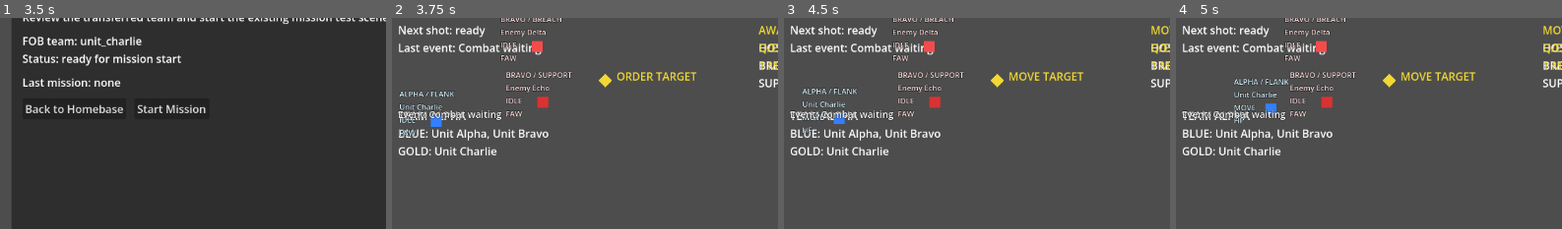
Above: before the commit, frames 1-4 (left to right).
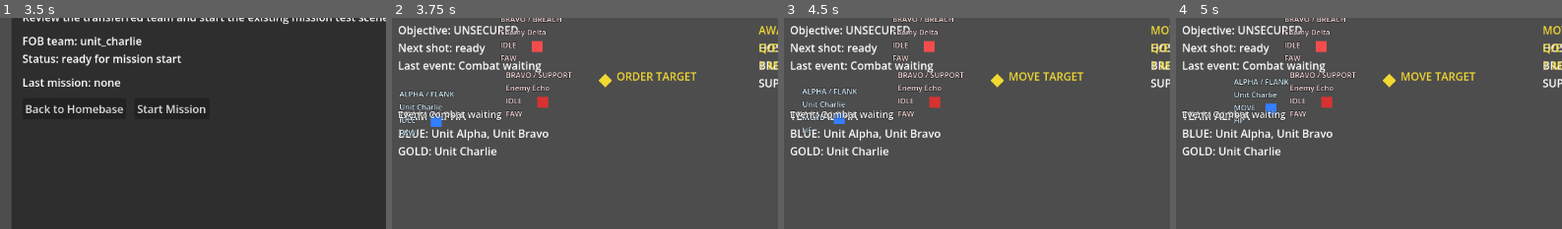
Above: after the commit, the same moments.

Repository: 0klabauta0-jpg/Sternenbuergerchen
Game: Godot game, scene res://scenes/meta/meta_layer_test.tscn
The game is run twice, just before and just after one commit, with the same random seed, the same clock (stepped at 60 frames per second) and the same inputs.
Inputs:
- Up to frame 1 (3.5 s): click "Unit Alpha (unit_alpha / team…" at 0.5 s; click "Unit Bravo (unit_bravo / team…" at 1.25 s; click "Unit Charlie (unit_charlie / …" at 2 s; click "Transfer Team to FOB" at 2.75 s
- Up to frame 2 (3.75 s): click "Start Mission" at 3.5 s
- Up to frame 3 (4.5 s): tap Enter at 4.25 s; tap 1 at 4.35 s
- Up to frame 4 (5 s): no input
The pictures show only the part of the screen within x 0-50%, y 12-62%; the shares and areas given below are measured in that part.

Frame 1 is identical in both runs. In frame 2, 2.3% of the frame differs, in the area x 1-39%, y 3-27%; in frame 3, 2.3%; in frame 4, 2.3%.

Commit message:
Add minimal objective victory path

Diff:
--- a/scenes/tests/mission_reactivity_test.tscn
+++ b/scenes/tests/mission_reactivity_test.tscn
@@ -200,5 +200,8 @@
 contact_range = 220.0
 simulation_root_path = NodePath("../SimulationRoot")
 status_label_path = NodePath("../StatusLabel")
+target_marker_path = NodePath("../TargetMarker")
+objective_capture_radius = 40.0
+objective_hold_ticks_required = 10
 friendly_unit_paths = Array[NodePath]([NodePath("../UnitAlpha"), NodePath("../UnitBravo"), NodePath("../UnitCharlie")])
 enemy_unit_paths = Array[NodePath]([NodePath("../EnemyDelta"), NodePath("../EnemyEcho")])
--- a/scripts/tests/mission_combat_loop_driver.gd
+++ b/scripts/tests/mission_combat_loop_driver.gd
@@ -19,6 +19,9 @@
 @export var ticks_between_attacks: int = 10
 @export var simulation_root_path: NodePath
 @export var status_label_path: NodePath
+@export var target_marker_path: NodePath
+@export var objective_capture_radius: float = 42.0
+@export var objective_hold_ticks_required: int = 10
 @export var friendly_unit_paths: Array[NodePath] = []
 @export var enemy_unit_paths: Array[NodePath] = []
 
@@ -26,10 +29,13 @@
 var _queued_bleedout_by_unit_id: Dictionary = {}
 var _combat_finished: bool = false
 var _winning_team_id: String = ""
+var _resolution_reason: String = ""
 var _last_contact: Dictionary = {}
 var _current_tick: int = 0
 var _next_attack_tick: int = 1
 var _last_event_text: String = "Combat waiting"
+var _objective_progress_ticks: int = 0
+var _objective_state_text: String = "UNSECURED"
 var _contact_line: Line2D = null
 var _event_label: Label = null
 var _winner_label: Label = null
@@ -58,6 +64,10 @@
 	return _winning_team_id
 
 
+func get_resolution_reason() -> String:
+	return _resolution_reason
+
+
 func get_last_contact() -> Dictionary:
 	return _last_contact.duplicate(true)
 
@@ -74,6 +84,10 @@
 
 	_queue_bleedout_for_downed_enemy(simulation_root)
 	_try_enqueue_attacks(simulation_root)
+	_update_objective_control()
+	if _combat_finished:
+		_update_status_label("resolved")
+		return
 	_update_combat_resolution()
 	if not _combat_finished:
 		_update_status_label("active")
@@ -165,11 +179,93 @@
 
 	_combat_finished = true
 	_winning_team_id = friendly_team_id
-	_set_event_text("COMBAT FINISHED")
+	_resolution_reason = "enemy_neutralized"
+	_set_event_text("ENEMY FORCE NEUTRALIZED")
 	_clear_contact_visuals()
 	_update_status_label("resolved")
 	_update_winner_label()
-	combat_resolved.emit(_winning_team_id, enemy_units.size())
+	combat_resolved.emit(_winning_team_id, _count_neutralized_units(enemy_unit_paths))
+
+
+func _update_objective_control() -> void:
+	var target_marker = get_node_or_null(target_marker_path)
+	if not (target_marker is Node2D):
+		_objective_progress_ticks = 0
+		_objective_state_text = "INACTIVE"
+		return
+
+	var objective_position: Vector2 = target_marker.position
+	if _is_objective_contested(objective_position):
+		_objective_progress_ticks = 0
+		_objective_state_text = "CONTESTED"
+		return
+
+	var objective_holders: Array = _get_objective_holders(objective_position)
+	if objective_holders.is_empty():
+		_objective_progress_ticks = 0
+		_objective_state_text = "UNSECURED"
+		return
+
+	var required_ticks: int = maxi(objective_hold_ticks_required, 1)
+	_objective_progress_ticks = mini(_objective_progress_ticks + 1, required_ticks)
+	_objective_state_text = "SECURE %d/%d" % [_objective_progress_ticks, required_ticks]
+	if _objective_progress_ticks < required_ticks:
+		return
+
+	_resolve_objective_victory()
+
+
+func _resolve_objective_victory() -> void:
+	_combat_finished = true
+	_winning_team_id = friendly_team_id
+	_resolution_reason = "objective_secured"
+	_objective_state_text = "SECURED"
+	_set_event_text("OBJECTIVE SECURED")
+	_clear_contact_visuals()
+	_update_status_label("resolved")
+	_update_winner_label()
+	combat_resolved.emit(_winning_team_id, _count_neutralized_units(enemy_unit_paths))
+
+
+func _get_objective_holders(objective_position: Vector2) -> Array:
+	var holders: Array = []
+	for unit in _get_units(friendly_unit_paths):
+		if not _can_hold_objective(unit, objective_position):
+			continue
+
+		holders.append(unit)
+
+	return holders
+
+
+func _can_hold_objective(unit, objective_position: Vector2) -> bool:
+	if unit == null or not _can_target_receive_attack(unit):
+		return false
+
+	if _get_unit_phase(unit) != PHASE_HOLD:
+		return false
+
+	if not _is_hold_phase_ready(unit):
+		return false
+
+	if not (unit is Node2D):
+		return false
+
+	return (unit as Node2D).position.distance_to(objective_position) <= objective_capture_radius
+
+
+func _is_objective_contested(objective_position: Vector2) -> bool:
+	for enemy in _get_units(enemy_unit_paths):
+		if enemy == null or not _can_target_receive_attack(enemy):
+			continue
+
+		if not (enemy is Node2D):
+			continue
+
+		if (enemy as Node2D).position.distance_to(objective_position) <= objective_capture_radius:
+			return true
+
+	return false
 
 
 func _get_units(paths: Array[NodePath]) -> Array:
@@ -329,6 +425,7 @@
 
 	lines.append("Enemies fit: %d" % _count_fit_units(enemy_unit_paths))
 	lines.append("Friendlies fit: %d" % _count_fit_units(friendly_unit_paths))
+	lines.append("Objective: %s" % _objective_state_text)
 	lines.append("Next shot: %s" % _build_attack_readiness_text())
 	lines.append("Last event: %s" % _last_event_text)
 
@@ -527,7 +624,10 @@
 		return
 
 	if _combat_finished and not _winning_team_id.is_empty():
-		_winner_label.text = "COMBAT FINISHED\nWinner: %s" % _winning_team_id
+		if _resolution_reason == "objective_secured":
+			_winner_label.text = "OBJECTIVE SECURED\nWinner: %s" % _winning_team_id
+		else:
+			_winner_label.text = "COMBAT FINISHED\nWinner: %s" % _winning_team_id
 		return
 
 	_winner_label.text = ""
@@ -542,6 +642,18 @@
 	return fit_count
 
 
+func _count_neutralized_units(paths: Array[NodePath]) -> int:
+	var neutralized_count: int = 0
+	for unit in _get_units(paths):
+		if unit == null or not unit.has_method("get_vital_state"):
+			continue
+
+		if String(unit.call("get_vital_state")) != "fit":
+			neutralized_count += 1
+
+	return neutralized_count
+
+
 func _build_attack_readiness_text() -> String:
 	if _current_tick >= _next_attack_tick:
 		return "ready"
Not shown, changed: docs/IMPLEMENTATION_STATUS.md
